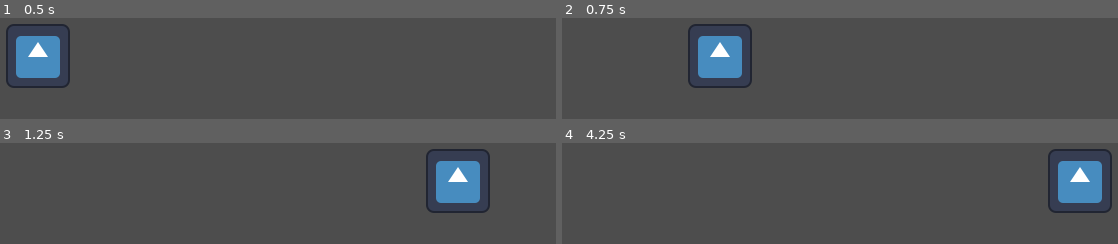
Above: before the commit, frames 1-4 (two rows, left to right).
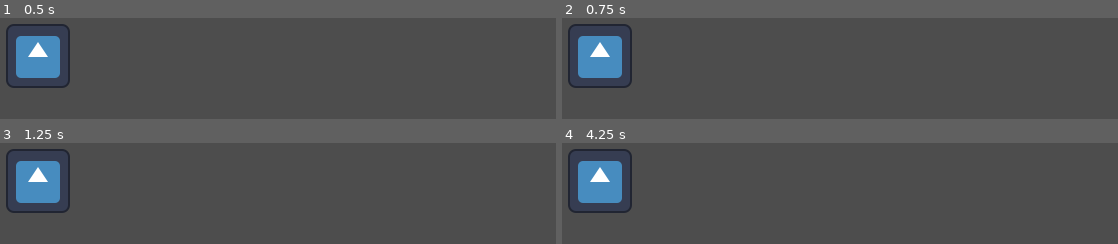
Above: after the commit, the same moments.

Repository: godzillafan69420/stupid-project-remastered
Game: Godot game, scene res://levels/stage_1_act_1.tscn
Two runs of this game, one before a commit and one after it. Both use one fixed random seed, a clock stepped at 60 frames per second and the inputs below. The engine's default icon, where the game draws it, is replaced by a stand-in: a white triangle on a blue panel in a dark square.
Inputs (mouse positions are in pixels of both pictures, inside the frame that each line leads up to):
- Up to frame 1 (0.5 s): no input
- Up to frame 2 (0.75 s): tap Enter at 0.5 s; move the mouse to (outside the picture) at 0.52 s; hold Right (right) from 0.53 s (still down); tap Alt at 0.6 s; click (outside the picture) at 0.67 s
- Up to frame 3 (1.25 s): keep holding Right (right)
- Up to frame 4 (4.25 s): move the mouse to (outside the picture) at 1.27 s; release Right (right) at 1.28 s; hold Down (down) 1.28-2.03 s; tap Alt every 0.75 s from 1.35 to 3.6 s; tap Space at 2, 3.5 s; move the mouse to (outside the picture) at 2.02 s; hold Right (right) 2.03-2.78 s; tap Enter at 2.75 s; move the mouse to (outside the picture) at 2.77 s; hold Up (up) 2.78-3.53 s; click (outside the picture) at 2.92 s; move the mouse to (outside the picture) at 3.52 s; hold Left (left) from 3.53 s (still down)

Frame 1 is identical in both runs. In frame 2, 8.3% of the frame differs, in the area x 1-35%, y 5-70%; in frame 3, 8.3%; in frame 4, 8.3%.

Commit message:
messing with the resource sstuff in godot

Diff:
--- a/bullet.gd
+++ b/bullet.gd
@@ -1 +1,6 @@
-extends Area2D
+extends Resource
+class_name bullet
+
+@export var speed = 100
+var direction:Vector2
+var damage: float = 10
--- /dev/null
+++ b/enemies.tscn
@@ -0,0 +1,8 @@
+[gd_scene format=3 uid="uid://c17n51e08d3qj"]
+
+[sub_resource type="RectangleShape2D" id="RectangleShape2D_ot6j1"]
+
+[node name="enemies" type="Area2D" unique_id=1331669204]
+
+[node name="CollisionShape2D" type="CollisionShape2D" parent="." unique_id=1786119438]
+shape = SubResource("RectangleShape2D_ot6j1")
--- /dev/null
+++ b/levels/Main_level_hander.gd
@@ -0,0 +1,5 @@
+extends Node2D
+
+func _ready() -> void:
+
+	pass
--- a/levels/stage_1_act_1.tscn
+++ b/levels/stage_1_act_1.tscn
@@ -1,8 +1,12 @@
 [gd_scene format=3 uid="uid://dkmiayhtsr51a"]
 
 [ext_resource type="PackedScene" uid="uid://q01vfct3jjle" path="res://player_stuff/player.tscn" id="1_gxk06"]
+[ext_resource type="Script" uid="uid://dqkoaystcqlv3" path="res://levels/Main_level_hander.gd" id="1_uabdg"]
 
 [node name="stage_1_act_1" type="Node2D" unique_id=1138670238]
+script = ExtResource("1_uabdg")
 
 [node name="Timmy" parent="." unique_id=1445521221 instance=ExtResource("1_gxk06")]
 position = Vector2(119, 297)
+speed = 300
+slowing_down_speed = 100
--- /dev/null
+++ b/player_stuff/movement.gd
@@ -0,0 +1,17 @@
+extends Node
+
+var parent_node
+
+func _ready() -> void:
+	parent_node = get_parent()
+
+
+func _process(delta: float) -> void:
+	if Input.is_action_pressed("slow_down"):
+		parent_node.current_speed = parent_node.slowing_down_speed
+	else:
+		parent_node.current_speed = parent_node.speed
+	var directionX = Input.get_axis("left", "right")
+	var directionY = Input.get_axis("up", "down")
+
+	parent_node.position += Vector2(parent_node.directionX, parent_node.directionY).normalized() * parent_node.current_speed *delta
--- a/player_stuff/player.gd
+++ b/player_stuff/player.gd
@@ -1,4 +1,5 @@
-extends Node2D
+extends Resource
+class_name player
 
 #stats
 
@@ -11,12 +12,6 @@
 
 var current_speed = speed
 
-func _process(delta: float) -> void:
-	if Input.is_action_pressed("slow_down"):
-		current_speed = slowing_down_speed
-	else:
-		current_speed = speed
-	var directionX = Input.get_axis("left", "right")
-	var directionY = Input.get_axis("up", "down")
 
-	position += Vector2(directionX, directionY).normalized() * current_speed *delta
+func _shoot():
+	var bullet = shot_type_1.instatiate()
--- a/player_stuff/player.tscn
+++ b/player_stuff/player.tscn
@@ -1,14 +1,11 @@
 [gd_scene format=3 uid="uid://q01vfct3jjle"]
 
-[ext_resource type="Script" uid="uid://cyditcb040pqk" path="res://player_stuff/player.gd" id="1_fp3om"]
 [ext_resource type="Texture2D" uid="uid://7ubcx81r3ow8" path="res://icon.svg" id="2_gcccv"]
-[ext_resource type="Script" uid="uid://bxdl6h5y6j8dk" path="res://player_stuff/straight_foward.gd" id="3_gcccv"]
 
 [sub_resource type="CircleShape2D" id="CircleShape2D_ot6j1"]
 radius = 6.0
 
 [node name="Timmy" type="Node2D" unique_id=1445521221]
-script = ExtResource("1_fp3om")
 
 [node name="Sprite2D" type="Sprite2D" parent="." unique_id=846489101]
 scale = Vector2(0.5, 0.5)
@@ -19,7 +16,4 @@
 [node name="CollisionShape2D" type="CollisionShape2D" parent="Area2D" unique_id=453743991]
 shape = SubResource("CircleShape2D_ot6j1")
 
-[node name="shoot_scripts" type="Node" parent="." unique_id=916732153]
-
-[node name="shot_type_1" type="Node" parent="shoot_scripts" unique_id=1206529949]
-script = ExtResource("3_gcccv")
+[node name="movement" type="Node" parent="." unique_id=95978633]
--- a/player_stuff/straight_foward.gd
+++ b/player_stuff/straight_foward.gd
@@ -1,6 +1,3 @@
 extends Node
 
 @onready var main_script = $".."
-
-func _shoot():
-	var bullet = main_script.shot_type_1.instatiate()
--- a/project.godot
+++ b/project.godot
@@ -21,6 +21,10 @@
 window/size/viewport_height=360
 window/stretch/mode="canvas_items"
 window/stretch/aspect="expand"
+
+[editor_plugins]
+
+enabled=PackedStringArray("res://addons/godot_super-wakatime/plugin.cfg")
 
 [input]
 
Not shown, added: levels/Main_level_hander.gd.uid
Not shown, added: player_stuff/movement.gd.uid
Not shown, added: addons/godot_super-wakatime/wakatime.zip
